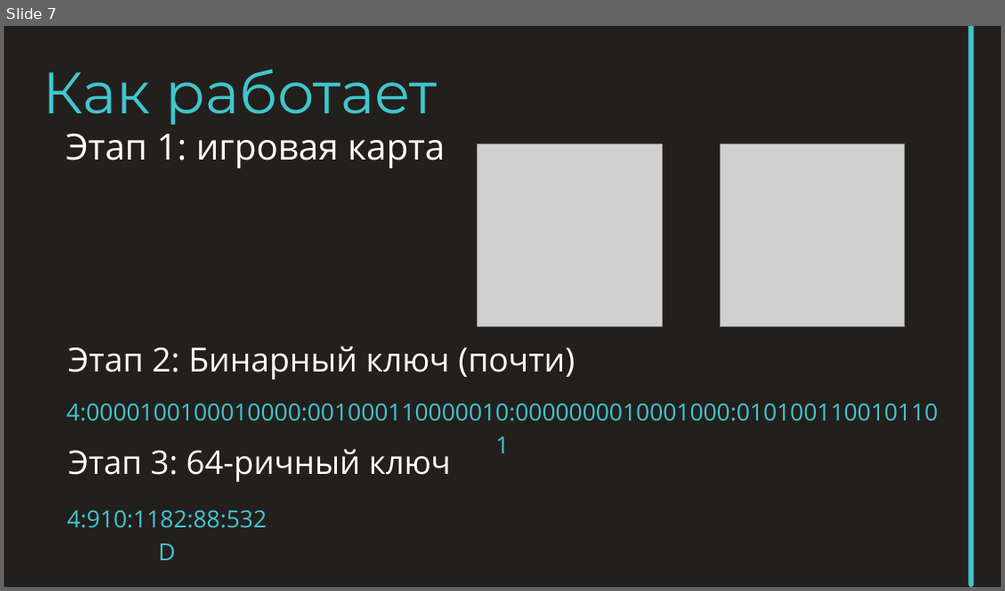
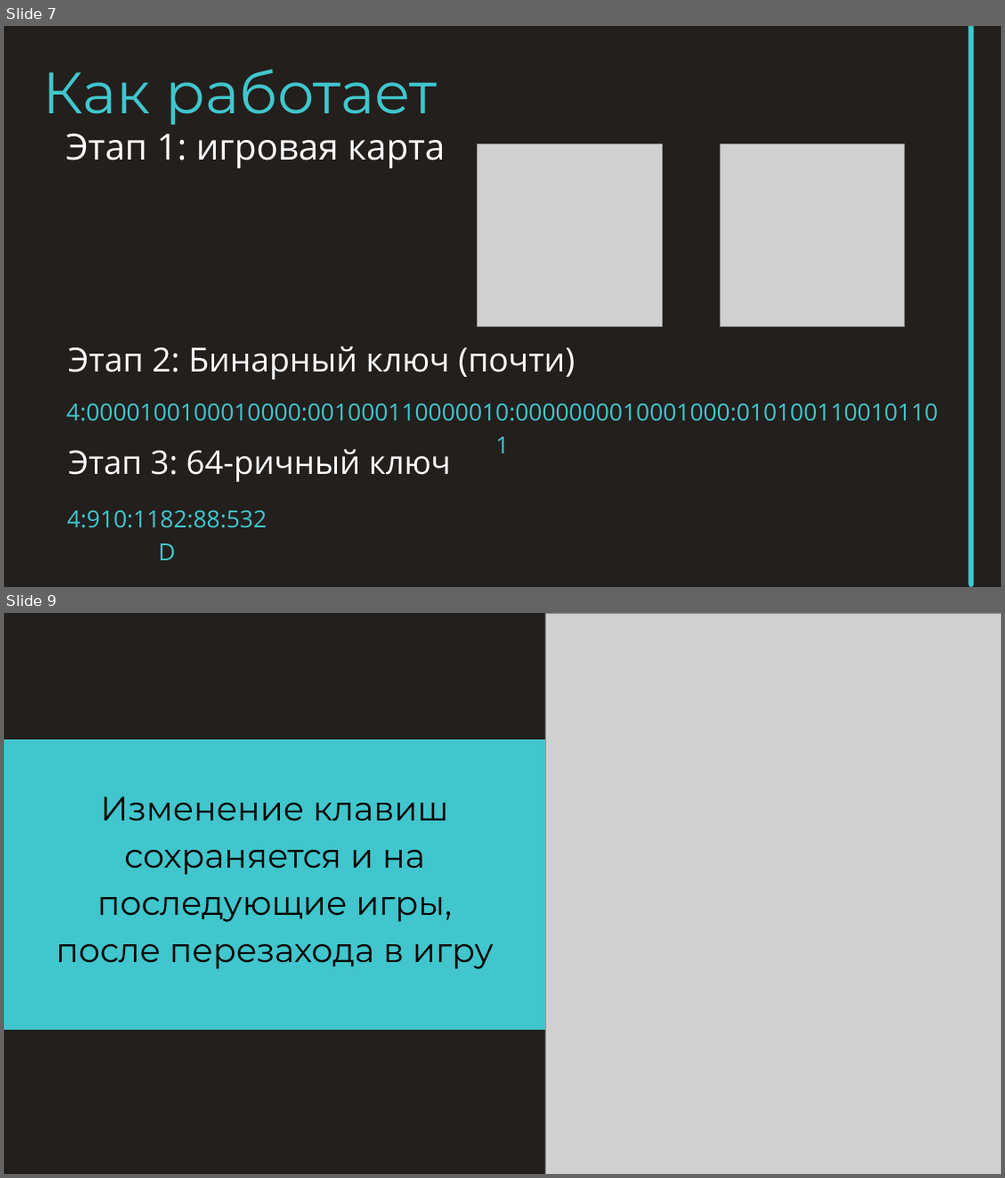
Before and after one commit to Nekro25/Alien-Miner, a slide deck: PRESENT/Инопланетный шахтер.pptx. Shown one above the other, each under a label of ours: slide 7 before the commit, slides 7 and 9 after it; the slides between them are not shown. The pictures are 1005x591 and 1005x1178 pixels, drawn with LibreOffice and Linux fonts; fonts in the diff are those of the drawing; grey boxes stand for pictures. Boxes give left, top, right and bottom in pixels: in the first picture for what was removed or moved away, otherwise in the second. Text is boxed around its words. In the diff, an @@ line names an element or a change of style, - is before the commit and + after.

```diff
--- a/PRESENT/Инопланетный шахтер.pptx
+++ b/PRESENT/Инопланетный шахтер.pptx
@@ slide 9 added at (4,613,1001,1174), background #231F1D @@
@@ picture added at (545,613,1001,1174) @@
@@ freeform shape added at (4,739,643,1030), fill #40C6CC @@
@@ text added at (56,796,494,969), 48.7 pt, text #000000 @@
+Изменение клавиш сохраняется и на последующие игры,
+после перезахода в игру
```
Also in this commit, not shown: 5 slides changed, 3 other slides added, 1 slide removed, 1 other file.
